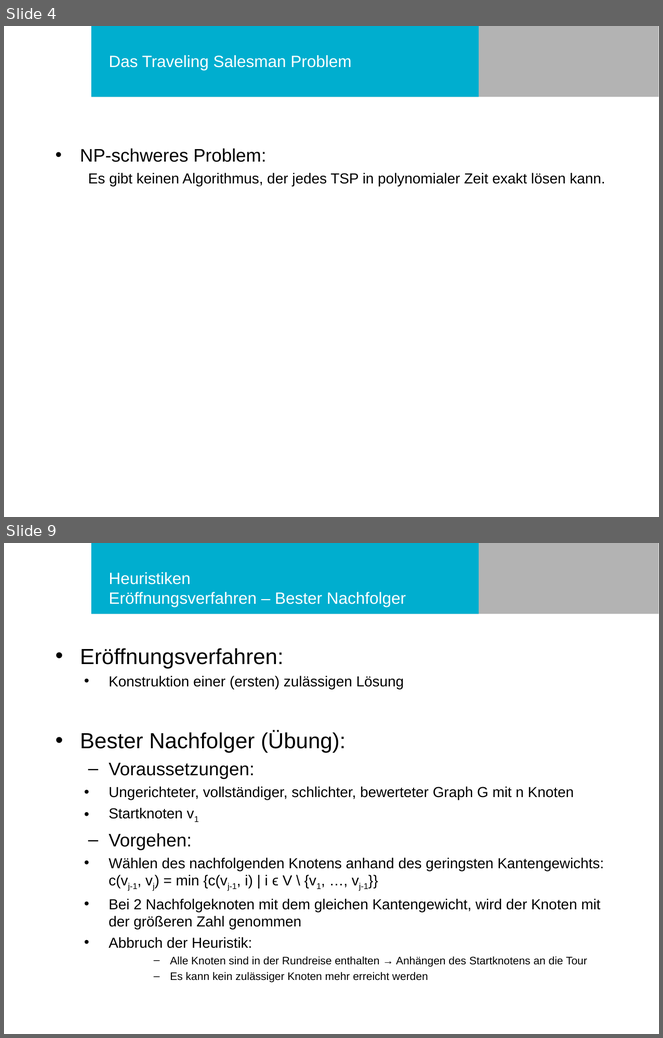
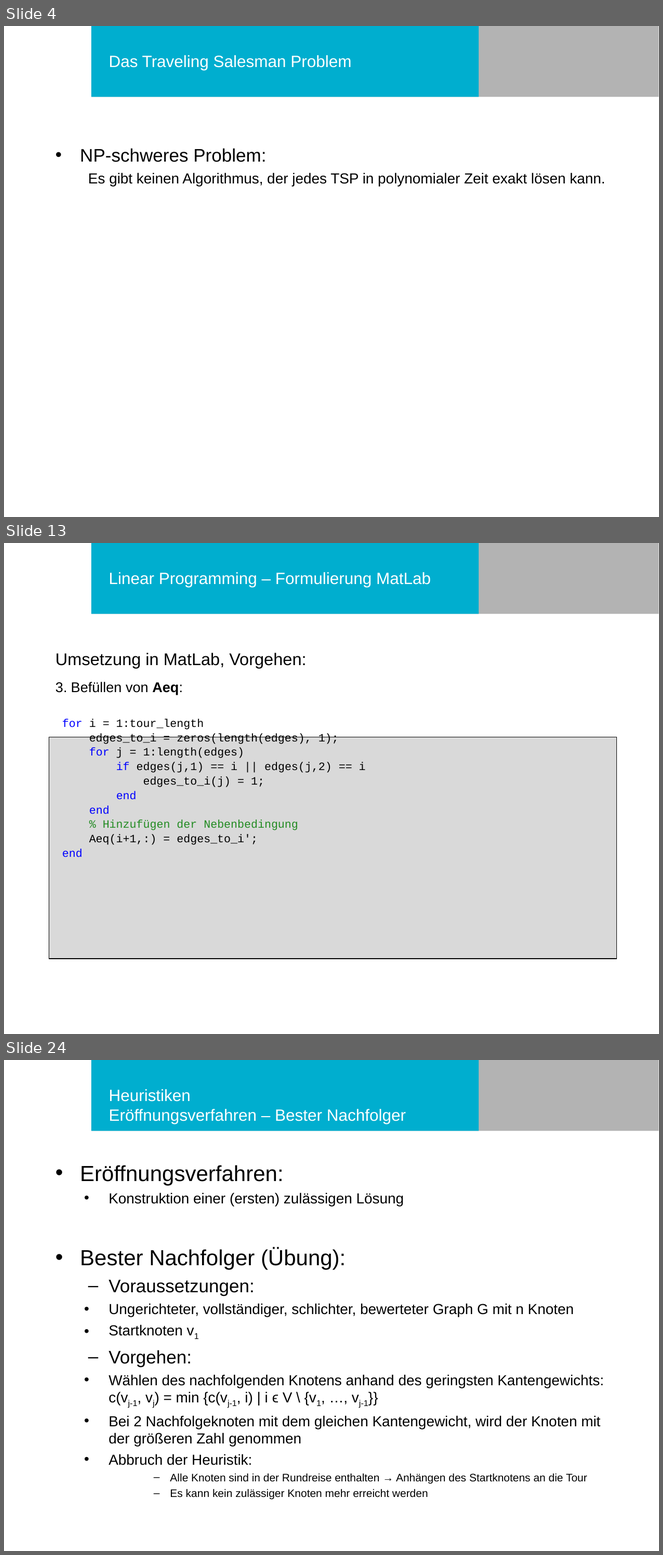
Before and after one commit to philurlaub/matlab2016, a slide deck: Präsentation.ppt. Shown one above the other, each under a label of ours: slides 4 and 9 before the commit, slides 4, 13 and 24 after it; the slides between them are not shown. The pictures are 663x1038 and 663x1555 pixels, drawn with LibreOffice and Linux fonts; fonts in the diff are those of the drawing; background and template pictures are left out. Boxes give left, top, right and bottom in pixels: in the first picture for what was removed or moved away, otherwise in the second. Text is boxed around its words. In the diff, an @@ line names an element or a change of style, - is before the commit and + after.

```diff
--- a/Präsentation.ppt
+++ b/Präsentation.ppt
@@ slide 13 added at <box>4,543,659,1034</box>, background #FFFFFF; not listed: 2 template elements that a slide beside it also shows @@
@@ title added at <box>109,572,431,587</box>, 18 pt, text #FFFFFF @@
+Linear Programming – Formulierung MatLab
@@ text added at <box>55,653,366,858</box>, 12.4 pt, text #000000 @@
+Umsetzung in MatLab, Vorgehen:
+3. Befüllen von Aeq:
+for i = 1:tour_length
+edges_to_i = zeros(length(edges), 1);
+for j = 1:length(edges)
+if edges(j,1) == i || edges(j,2) == i
+edges_to_i(j) = 1;
+end
+end
+% Hinzufügen der Nebenbedingung
+Aeq(i+1,:) = edges_to_i';
+end
@@ rectangle added at <box>49,737,617,959</box>, fill #D9D9D9, outline #000000 0.74 pt @@
@@ what was slide 9 is now slide 24 @@
```
Also in this commit, not shown: 6 slides changed, 16 other slides added, 2 slides removed.
